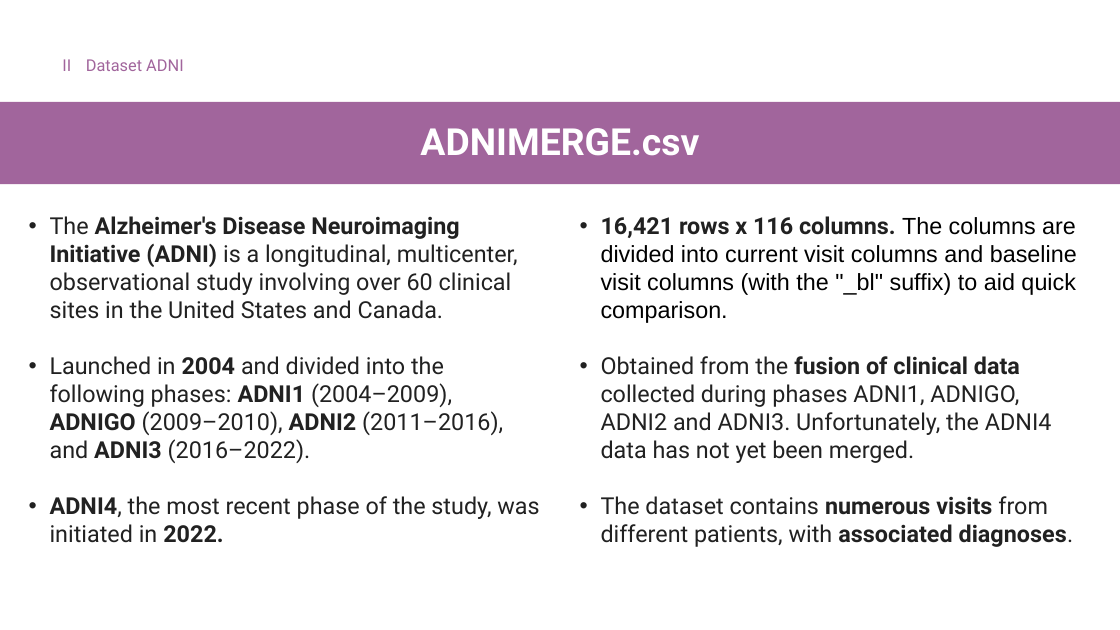
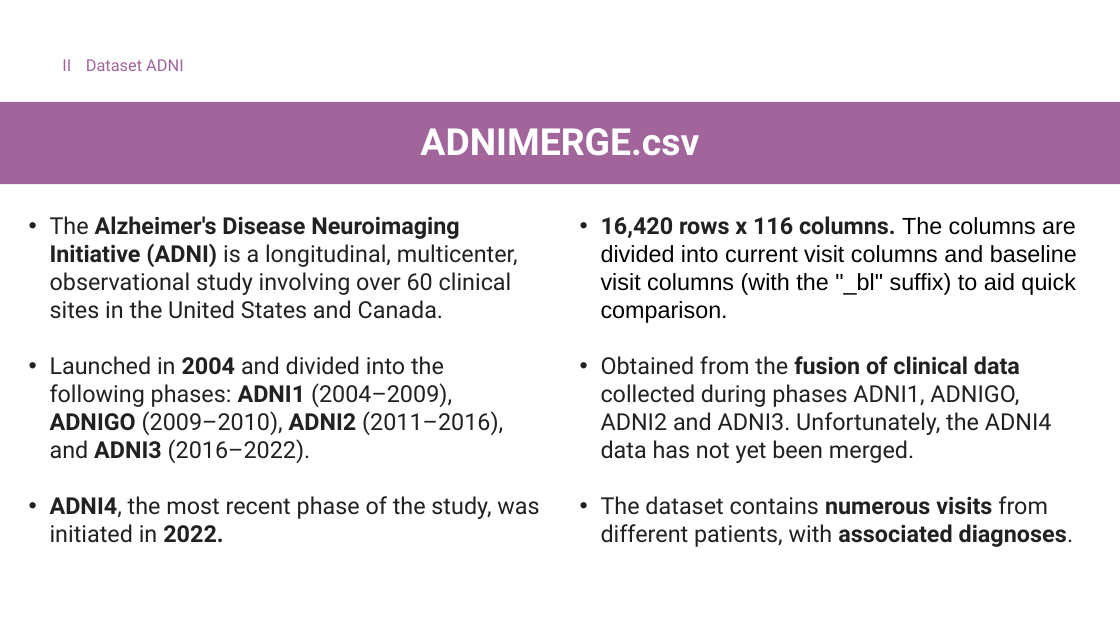
Before and after one commit to Tenshin000/CogniPredictAD, a slide deck: slide 7 of Presentation.pptx. Drawn at 1120x630 pixels with LibreOffice and Linux fonts; fonts in the diff are those of the drawing. Boxes give left, top, right and bottom in pixels: in the first picture for what was removed or moved away, otherwise in the second. Text is boxed around its words. In the diff, an @@ line names an element or a change of style, - is before the commit and + after.

```diff
--- a/Presentation.pptx
+++ b/Presentation.pptx
@@ text at <box>601,216,1077,323</box>: text changed @@
-• 16,421 rows x 116 columns. The columns are divided into current visit columns and baseline visit columns (with the "_bl" suffix) to aid quick comparison.
+• 16,420 rows x 116 columns. The columns are divided into current visit columns and baseline visit columns (with the "_bl" suffix) to aid quick comparison.
```
Also in this commit, not shown: 6 other slides changed, 2 slides added, 17 other files.
